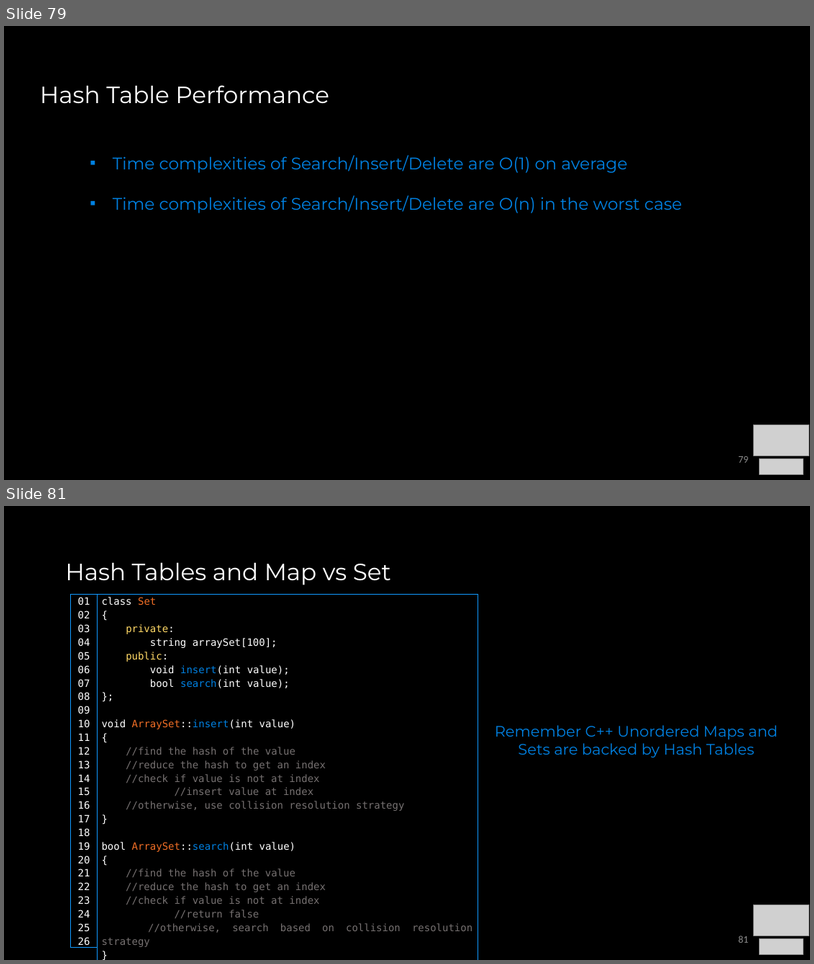
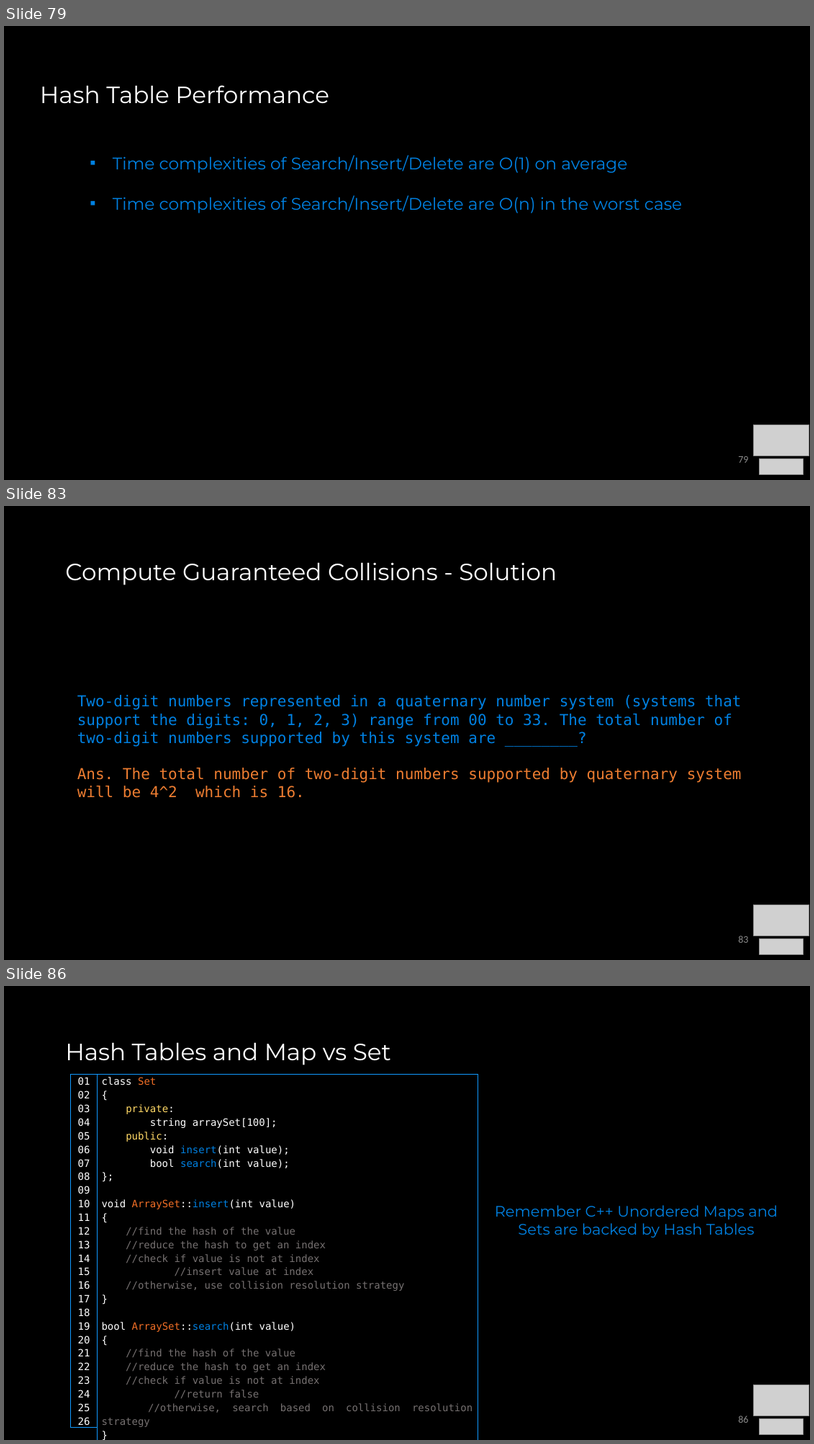
Before and after one commit to COP3530/Instructional-Content, a slide deck: Slides/Slides-PPT/7 - Sets, Maps, HashTables.pptx. Shown one above the other, each under a label of ours: slides 79 and 81 before the commit, slides 79, 83 and 86 after it; the slides between them are not shown. The pictures are 814x964 and 814x1444 pixels, drawn with LibreOffice and Linux fonts; fonts in the diff are those of the drawing; grey boxes stand for pictures. Boxes give left, top, right and bottom in pixels: in the first picture for what was removed or moved away, otherwise in the second. Text is boxed around its words. In the diff, an @@ line names an element or a change of style, - is before the commit and + after.

```diff
--- a/Slides/Slides-PPT/7 - Sets, Maps, HashTables.pptx
+++ b/Slides/Slides-PPT/7 - Sets, Maps, HashTables.pptx
@@ slide 83 added at (4,506,810,960), background #000000 @@
@@ title added at (65,562,557,585), 28 pt, text #FFFFFF @@
+Compute Guaranteed Collisions - Solution
@@ text added at (77,695,742,798), 18 pt, text #0081E2 @@
+Two-digit numbers represented in a quaternary number system (systems that support the digits: 0, 1, 2, 3) range from 00 to 33. The total number of two-digit numbers supported by this system are ________?
+Ans. The total number of two-digit numbers supported by quaternary system will be 4^2 which is 16.
@@ picture added at (754,905,810,936) @@
@@ page number added at (738,935,748,942), 12 pt, text #8C8C8C @@
+83
@@ picture added at (759,939,804,955) @@
@@ what was slide 81 is now slide 86 @@
@@ page number at (738,1415,748,1422): text changed @@
-81
+86
```
Also in this commit, not shown: 1 slide changed, 4 other slides added, 1 other file.
